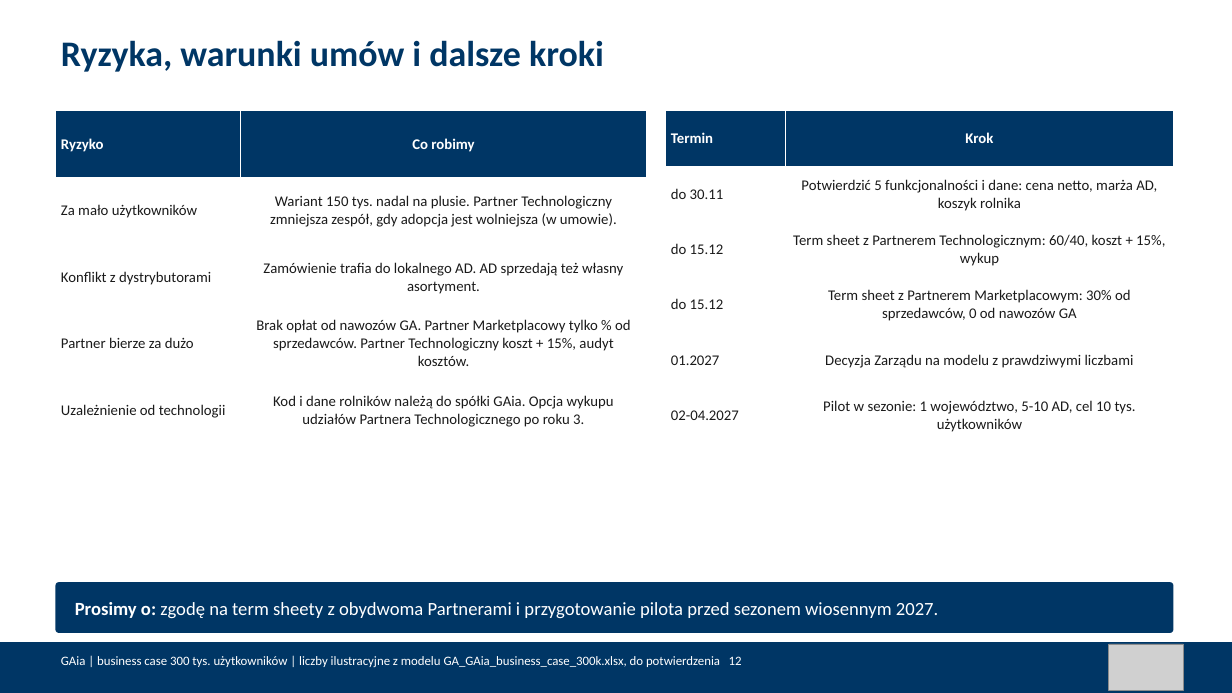
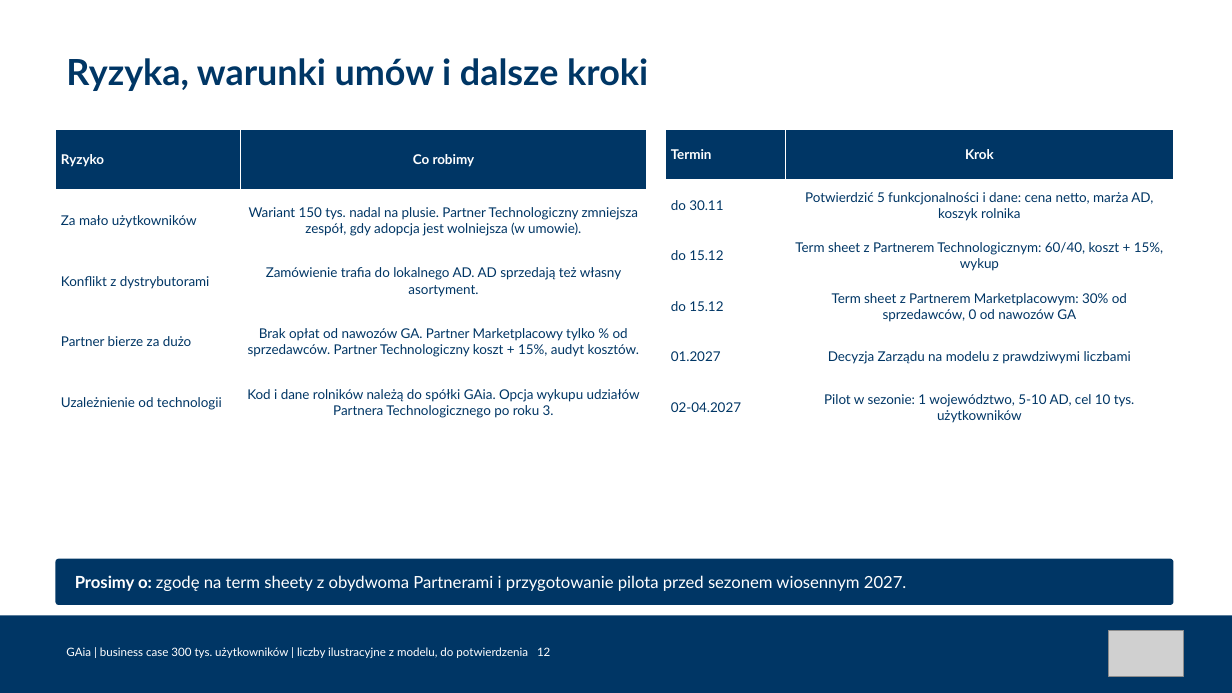
Before and after one commit to Angelika-pruchniak/gaia, a slide deck: slide 12 of GA_GAia_business_case_300k.pptx. Drawn at 1232x693 pixels with LibreOffice and Linux fonts; fonts in the diff are those of the drawing; grey boxes stand for pictures. Boxes give left, top, right and bottom in pixels: in the first picture for what was removed or moved away, otherwise in the second. Text is boxed around its words. In the diff, an @@ line names an element or a change of style, - is before the commit and + after.

```diff
--- a/GA_GAia_business_case_300k.pptx
+++ b/GA_GAia_business_case_300k.pptx
@@ text "Ryzyka, warunki umów i dalsze ...": place and size @@
-text "Ryzyka, warunki umów i dalsze ..." at (61, 40, 604, 72)
+text "Ryzyka, warunki umów i dalsze ..." at (66, 58, 648, 91)
@@ text "Ryzyka, warunki umów i dalsze ..." at (66, 58, 648, 91): font Calibri to Lato; vertical alignment top to middle @@
@@ table at (55, 129, 647, 433) @@
@@ size 11.5 to 10.5 pt, font Calibri to Lato, text colour #1A1A1A to #003665 @@
@@ table: place and size @@
-table at (55, 111, 647, 444)
+table at (55, 129, 647, 433)
@@ table at (665, 129, 1174, 433) @@
@@ size 11.5 to 10.5 pt, font Calibri to Lato, text colour #1A1A1A to #003665 @@
@@ table: place and size @@
-table at (665, 111, 1174, 444)
+table at (665, 129, 1174, 433)
@@ rounded rectangle: place and size @@
-rounded rectangle at (55, 582, 1174, 633)
+rounded rectangle at (55, 559, 1174, 605)
@@ text "Prosimy o: zgodę na term ...": place and size @@
-text "Prosimy o: zgodę na term ..." at (75, 602, 938, 619)
+text "Prosimy o: zgodę na term ..." at (75, 575, 907, 591)
@@ text "Prosimy o: zgodę na term ..." at (75, 575, 907, 591): size 14.5 to 13 pt, font Calibri to Lato @@
@@ rectangle: place and size @@
-rectangle at (0, 642, 1232, 693)
+rectangle at (0, 616, 1232, 693)
@@ text at (66, 647, 550, 658): text changed; size 10 to 9 pt; font Calibri to Lato @@
-GAia | business case 300 tys. użytkowników | liczby ilustracyjne z modelu GA_GAia_business_case_300k.xlsx, do potwierdzenia 12
+GAia | business case 300 tys. użytkowników | liczby ilustracyjne z modelu, do potwierdzenia 12
@@ picture: place and size @@
-picture at (1109, 644, 1184, 690)
+picture at (1109, 630, 1184, 677)
```
Also in this commit, not shown: 11 other slides changed, 6 other files.
